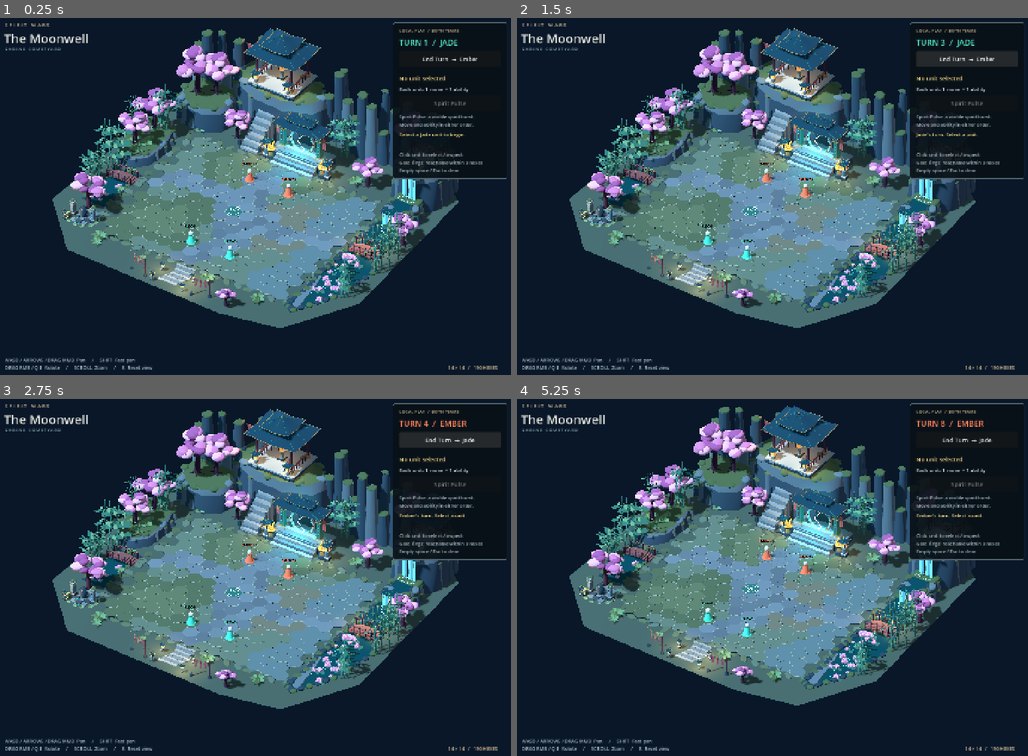
Above: before the commit, frames 1-4 (two rows, left to right).
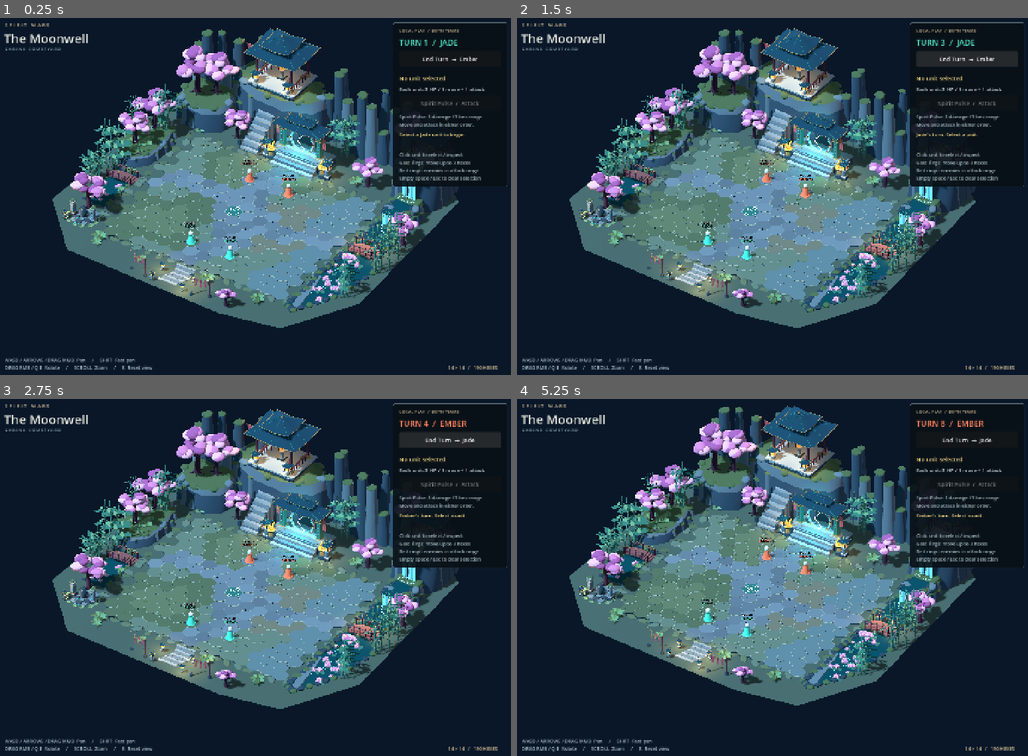
Above: after the commit, the same moments.

Repository: Hernan-dh/spirit-wars
Game: Godot game, scene res://scenes/battlefields/moonwell_courtyard.tscn
Two runs of this game, one before a commit and one after it. Both use one fixed random seed, a clock stepped at 60 frames per second and the inputs below.
Inputs (mouse positions are in pixels of both pictures, inside the frame that each line leads up to):
- Up to frame 1 (0.25 s): no input
- Up to frame 2 (1.5 s): click "End Turn → Ember" at 0.5 s; click "End Turn → Jade" at 1.25 s
- Up to frame 3 (2.75 s): click "End Turn → Ember" at 2 s
- Up to frame 4 (5.25 s): click "End Turn → Jade" at 2.75 s; click "End Turn → Ember" at 3.5 s; click "End Turn → Jade" at 4.25 s; tap Enter at 5 s; move the mouse to (890, 559) at 5.02 s; tap S (camera_back) at 5.1 s; click (890, 559) at 5.17 s

The runs differ from the first frame. In frame 1, 0.8% of the frame differs, in the area x 36-100%, y 19-62%; in frame 2, 0.8%; in frame 3, 0.8%; in frame 4, 0.8%, in the area x 36-100%, y 19-61%.

Commit message:
feat: give each unit three health and a basic ranged attack that
give each unit three health and a basic ranged attack that deals one damage to an enemy within three hexes

Session: c1ceb3c1-557b-4867-9e4d-9c7fb21b5313
Turn: 1
Phase: feat
Images: 0
Kind: agent
Agent: llm
Provider: openai
Model: codex/gpt-6-astra
Settings: {"auth":"subscription","effort":"high","harness":"codex","harness_version":"codex-cli 0.169.0"}
Switched-By-User: false
Stop-Reason: completed
Duration-Ms: 148144
Trace: traces/c1ceb3c1-557b-4867-9e4d-9c7fb21b5313/0001.json

Diff:
--- a/scenes/units/placeholder_unit.tscn
+++ b/scenes/units/placeholder_unit.tscn
@@ -101,3 +101,12 @@
 outline_size = 8
 pixel_size = 0.013
 outline_modulate = Color(0.025, 0.05, 0.07, 1)
+
+[node name="Health" type="Label3D" parent="."]
+position = Vector3(0, 2.48, 0)
+billboard = 1
+text = "3 / 3 HP"
+font_size = 22
+outline_size = 8
+pixel_size = 0.013
+outline_modulate = Color(0.025, 0.05, 0.07, 1)
--- a/scripts/courtyard_labels.gd
+++ b/scripts/courtyard_labels.gd
@@ -74,14 +74,14 @@
 	ability_button = Button.new()
 	ability_button.name = "SpiritPulse"
 	ability_button.custom_minimum_size.y = 40
-	ability_button.tooltip_text = "Release a visible spirit burst. No damage yet.\nUses this unit's ability for the turn."
+	ability_button.tooltip_text = "Choose an enemy within three hexes to deal one damage.\nOne attack per turn; move and attack in either order."
 	ability_button.pressed.connect(skirmish.use_selected_ability)
 	rows.add_child(ability_button)
-	add_status_row(rows, "Spirit Pulse: a visible spirit burst.\nMove and ability in either order.", 13, Color("a7bbc3"))
+	add_status_row(rows, "Spirit Pulse: 1 damage / 3 hex range\nMove and attack in either order.", 13, Color("a7bbc3"))
 	feedback_label = add_status_row(rows, "", 14, Color("ffe08a"))
 	feedback_label.custom_minimum_size = Vector2(276, 48)
 	feedback_label.autowrap_mode = TextServer.AUTOWRAP_WORD_SMART
-	add_status_row(rows, "Click unit to select / inspect\nGold rings: reachable within %d hexes\nEmpty space / Esc to clear" % SkirmishController.MOVE_RANGE, 13, Color("a7bbc3"))
+	add_status_row(rows, "Click unit to select / inspect\nGold rings: move up to %d hexes\nRed rings: enemies in attack range\nEmpty space / Esc to clear selection" % SkirmishController.MOVE_RANGE, 13, Color("a7bbc3"))
 	skirmish.state_changed.connect(_refresh_status)
 	_refresh_status()
 
@@ -90,15 +90,17 @@
 	turn_label.modulate = Color("52e0c0") if skirmish.active_team == PlaceholderUnit.Team.JADE else Color("ff825e")
 	end_turn_button.text = "End Turn  →  %s" % ("Ember" if skirmish.active_team == PlaceholderUnit.Team.JADE else "Jade")
 	var unit := skirmish.selected_unit
-	selection_label.text = "Selected: %s" % unit.display_name() if unit != null else "No unit selected"
+	selection_label.text = "%s  /  %d of %d HP" % [unit.display_name(), unit.health, PlaceholderUnit.MAX_HEALTH] if unit != null else "No unit selected"
 	ability_button.disabled = not skirmish.can_use_ability(unit)
-	ability_button.text = "Spirit Pulse" if unit == null or not unit.ability_used else "Spirit Pulse  /  Used"
+	ability_button.text = "Spirit Pulse  /  Attack" if unit == null or not unit.ability_used else "Spirit Pulse  /  Used"
+	if skirmish.targeting_attack:
+		ability_button.text = "Cancel Attack"
 	if unit == null:
-		actions_label.text = "Each unit: 1 move + 1 ability"
+		actions_label.text = "Each unit: 3 HP / 1 move + 1 attack"
 	elif unit.team != skirmish.active_team:
 		actions_label.text = "Waiting for %s's turn" % unit.team_name()
 	else:
-		actions_label.text = "Move: %s   /   Ability: %s" % ["used" if unit.has_moved else "ready", "used" if unit.ability_used else "ready"]
+		actions_label.text = "Move: %s   /   Attack: %s" % ["used" if unit.has_moved else "ready", "used" if unit.ability_used else "ready"]
 	feedback_label.text = skirmish.feedback
 
 func add_status_row(parent: Control, text: String, size: int, color: Color) -> Label:
--- a/scripts/placeholder_unit.gd
+++ b/scripts/placeholder_unit.gd
@@ -3,6 +3,7 @@
 extends StaticBody3D
 ## Shared placeholder pawn. Team identity stays visible while selected.
 enum Team { JADE, EMBER }
+const MAX_HEALTH := 3
 
 @export var team: Team = Team.JADE:
 	set(value):
@@ -18,6 +19,7 @@
 var selected := false
 var has_moved := false
 var ability_used := false
+var health := MAX_HEALTH
 
 func _ready() -> void:
 	_update_identity()
@@ -43,6 +45,14 @@
 	$TeamBase.material_override = material
 	$Badge.text = display_name().to_upper()
 	$Badge.modulate = team_color()
+	$Health.text = "%d / %d HP" % [health, MAX_HEALTH]
+
+func take_damage(amount: int) -> void:
+	health = maxi(0, health - maxi(0, amount))
+	$Health.text = "%d / %d HP" % [health, MAX_HEALTH]
+	if health == 0:
+		collision_layer = 0
+		hide()
 
 func set_selected(value: bool) -> void:
 	selected = value
@@ -53,8 +63,22 @@
 	has_moved = false
 	ability_used = false
 
-func play_spirit_pulse() -> void:
-	# Starter ability feedback; damage and combat rules are not implemented yet.
+func play_spirit_pulse(target_position: Vector3) -> void:
+	var bolt := MeshInstance3D.new()
+	var sphere := SphereMesh.new()
+	sphere.radius = 0.16
+	sphere.height = 0.32
+	bolt.mesh = sphere
+	var glow := StandardMaterial3D.new()
+	glow.shading_mode = BaseMaterial3D.SHADING_MODE_UNSHADED
+	glow.albedo_color = team_color()
+	bolt.material_override = glow
+	bolt.cast_shadow = GeometryInstance3D.SHADOW_CASTING_SETTING_OFF
+	get_parent().add_child(bolt)
+	bolt.global_position = global_position + Vector3.UP
+	var flight := bolt.create_tween()
+	flight.tween_property(bolt, "global_position", target_position + Vector3.UP, 0.22)
+	flight.tween_callback(bolt.queue_free)
 	var pulse := MeshInstance3D.new()
 	var ring := TorusMesh.new()
 	ring.inner_radius = 0.48
@@ -67,7 +91,7 @@
 	pulse.material_override = material
 	pulse.cast_shadow = GeometryInstance3D.SHADOW_CASTING_SETTING_OFF
 	get_parent().add_child(pulse)
-	pulse.global_position = global_position + Vector3(0, 0.2, 0)
+	pulse.global_position = target_position + Vector3(0, 0.2, 0)
 	var tween := pulse.create_tween().set_parallel(true)
 	tween.tween_property(pulse, "scale", Vector3(3.0, 1.0, 3.0), 0.65)
 	tween.tween_property(material, "albedo_color:a", 0.0, 0.65)
--- a/scripts/unit_selection.gd
+++ b/scripts/unit_selection.gd
@@ -6,6 +6,8 @@
 
 const NEIGHBORS := [Vector2i(1, 0), Vector2i(-1, 0), Vector2i(0, 1), Vector2i(0, -1), Vector2i(1, -1), Vector2i(-1, 1)]
 const MOVE_RANGE := 3
+const ATTACK_RANGE := 3
+const ATTACK_DAMAGE := 1
 
 var selected_unit: PlaceholderUnit
 var active_team: PlaceholderUnit.Team = PlaceholderUnit.Team.JADE
@@ -16,6 +18,7 @@
 var unit_tiles: Dictionary[PlaceholderUnit, Vector2i] = {}
 var _highlights: Dictionary[Vector2i, MeshInstance3D] = {}
 var _pending_clicks: Array[Vector2] = []
+var targeting_attack := false
 
 func _ready() -> void:
 	for tile: Node3D in get_parent().get_node("BattlefieldGrid").get_children():
@@ -56,10 +59,45 @@
 	return "Jade" if active_team == PlaceholderUnit.Team.JADE else "Ember"
 
 func can_act(unit: PlaceholderUnit) -> bool:
-	return is_instance_valid(unit) and unit in units and unit.team == active_team
+	return is_instance_valid(unit) and unit in units and unit.health > 0 and unit.team == active_team
 
 func can_use_ability(unit: PlaceholderUnit) -> bool:
 	return can_act(unit) and not unit.ability_used
+
+func hex_distance(a: Vector2i, b: Vector2i) -> int:
+	var delta := a - b
+	return maxi(absi(delta.x), maxi(absi(delta.y), absi(delta.x + delta.y)))
+
+func available_targets(unit: PlaceholderUnit) -> Array[PlaceholderUnit]:
+	var result: Array[PlaceholderUnit] = []
+	if not can_use_ability(unit):
+		return result
+	for target in units:
+		if target.team != unit.team and target.health > 0 and hex_distance(unit_tiles[unit], unit_tiles[target]) <= ATTACK_RANGE:
+			result.append(target)
+	return result
+
+func try_attack(unit: PlaceholderUnit, target: PlaceholderUnit) -> bool:
+	if not target in available_targets(unit):
+		feedback = "Choose an enemy within %d hexes with an unused attack." % ATTACK_RANGE
+		state_changed.emit()
+		return false
+	unit.ability_used = true
+	unit.play_spirit_pulse(target.global_position)
+	target.take_damage(ATTACK_DAMAGE)
+	feedback = "%s hit %s for %d damage." % [unit.display_name(), target.display_name(), ATTACK_DAMAGE]
+	if target.health == 0:
+		feedback += " Defeated!"
+		units.erase(target)
+		unit_tiles.erase(target)
+		if selected_unit == target:
+			target.set_selected(false)
+			selected_unit = null
+			selection_changed.emit(null)
+		target.queue_free()
+	targeting_attack = false
+	_refresh()
+	return true
 
 func available_moves(unit: PlaceholderUnit) -> Array[Vector2i]:
 	var result: Array[Vector2i] = []
@@ -108,9 +146,13 @@
 func use_selected_ability() -> bool:
 	if not can_use_ability(selected_unit):
 		return false
-	selected_unit.ability_used = true
-	selected_unit.play_spirit_pulse()
-	feedback = "%s used Spirit Pulse." % selected_unit.display_name()
+	targeting_attack = not targeting_attack
+	if targeting_attack:
+		feedback = "Click a red-ringed enemy to deal %d damage." % ATTACK_DAMAGE
+		if available_targets(selected_unit).is_empty():
+			feedback = "No enemies within %d hexes. Cancel to move." % ATTACK_RANGE
+	else:
+		feedback = "Attack cancelled. Click a gold-ringed hex to move."
 	_refresh()
 	return true
 
@@ -145,7 +187,13 @@
 		var query := PhysicsRayQueryParameters3D.create(origin, end, 3)
 		var hit := get_world_3d().direct_space_state.intersect_ray(query)
 		var collider := hit.get("collider") as Node
-		if collider is PlaceholderUnit:
+		if targeting_attack:
+			if collider is PlaceholderUnit:
+				try_attack(selected_unit, collider)
+			else:
+				feedback = "Click a red-ringed enemy, or cancel the attack."
+				state_changed.emit()
+		elif collider is PlaceholderUnit:
 			select_unit(collider)
 		elif collider != null and collider.get_parent().has_meta("axial_q") and can_act(selected_unit):
 			var tile := collider.get_parent()
@@ -155,7 +203,11 @@
 	_pending_clicks.clear()
 
 func select_unit(unit: PlaceholderUnit) -> void:
+	targeting_attack = false
+	if is_instance_valid(unit) and (not unit in units or unit.health <= 0):
+		unit = null
 	if selected_unit == unit:
+		_refresh()
 		return
 	if is_instance_valid(selected_unit):
 		selected_unit.set_selected(false)
@@ -169,7 +221,7 @@
 		elif unit.has_moved and unit.ability_used:
 			feedback = "All actions used. Select another unit or end turn."
 		elif unit.has_moved:
-			feedback = "Move used. Spirit Pulse is still available."
+			feedback = "Move used. Spirit Pulse attack is still available."
 		elif available_moves(unit).is_empty():
 			feedback = "No reachable empty hexes to move to."
 		else:
@@ -179,6 +231,12 @@
 
 func _refresh() -> void:
 	var moves := available_moves(selected_unit)
+	var target_cells: Array[Vector2i] = []
+	if targeting_attack:
+		for target in available_targets(selected_unit):
+			target_cells.append(unit_tiles[target])
 	for cell: Vector2i in _highlights:
-		_highlights[cell].visible = cell in moves
+		_highlights[cell].visible = cell in target_cells if targeting_attack else cell in moves
+		var material := _highlights[cell].material_override as StandardMaterial3D
+		material.albedo_color = Color("ff625e") if targeting_attack else Color("ffe08a")
 	state_changed.emit()
